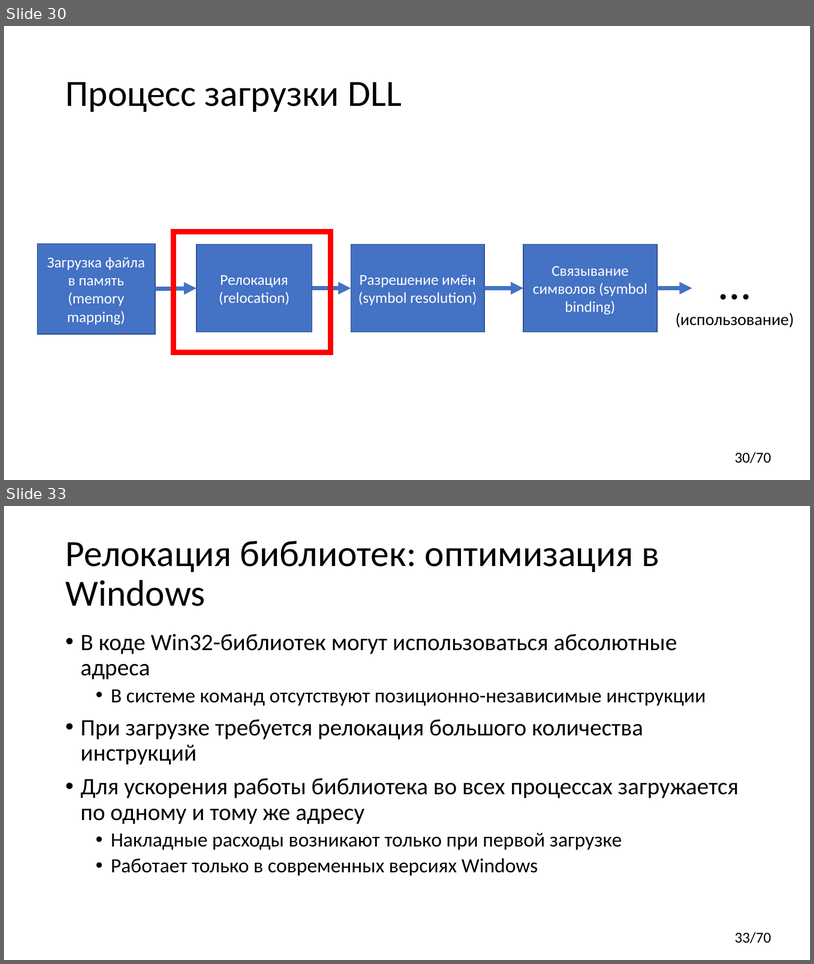
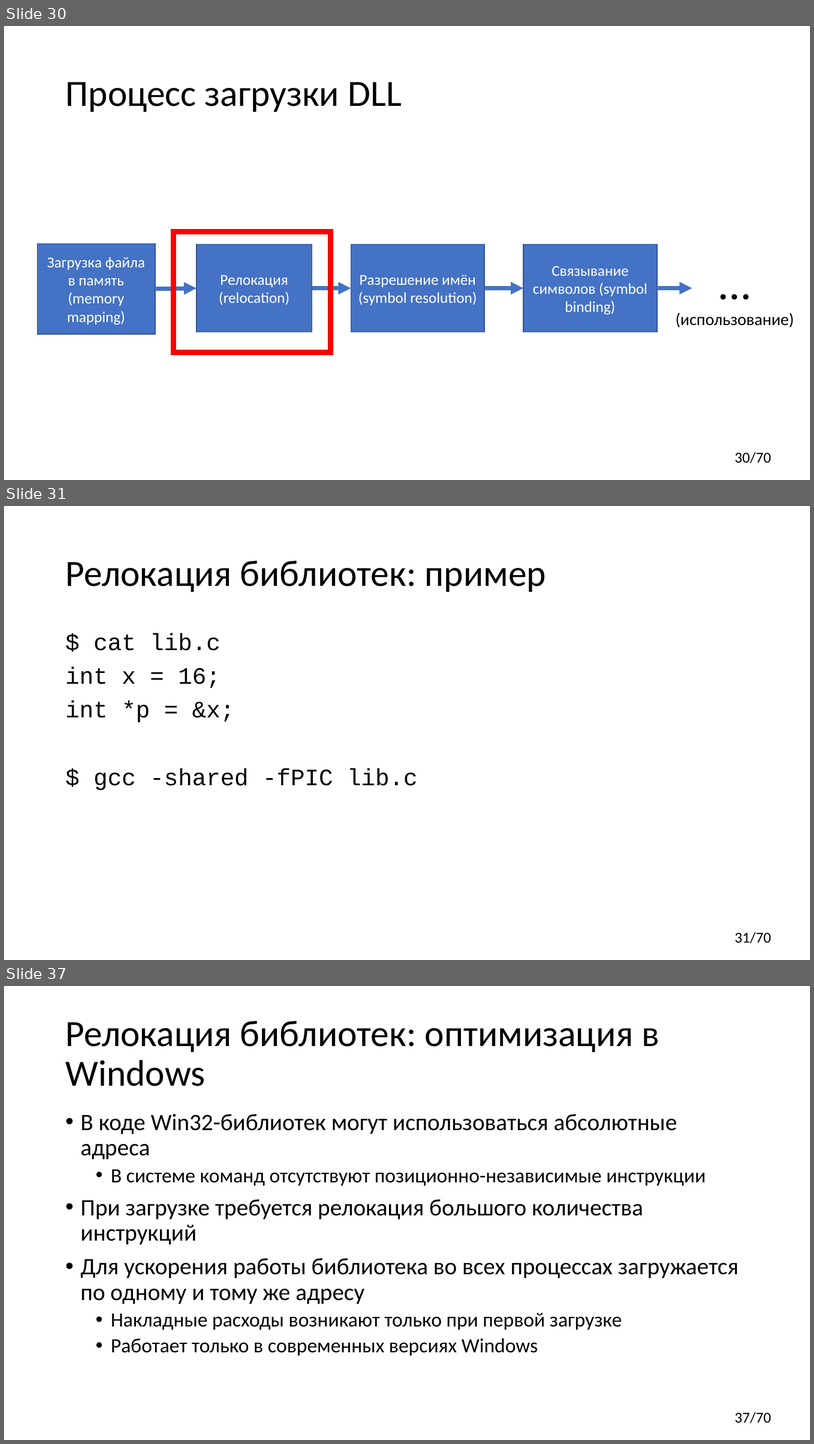
Before and after one commit to yugr/CppRussia, a slide deck: 2024/RU.pptx. Shown one above the other, each under a label of ours: slides 30 and 33 before the commit, slides 30, 31 and 37 after it; the slides between them are not shown. The pictures are 814x964 and 814x1444 pixels, drawn with LibreOffice and Linux fonts; fonts in the diff are those of the drawing. Boxes give left, top, right and bottom in pixels: in the first picture for what was removed or moved away, otherwise in the second. Text is boxed around its words. In the diff, an @@ line names an element or a change of style, - is before the commit and + after.

```diff
--- a/2024/RU.pptx
+++ b/2024/RU.pptx
@@ slide 31 added at [4, 506, 810, 960], background #FFFFFF; not listed: 1 template element that a slide beside it also shows @@
@@ title added at [65, 561, 546, 592], 44 pt, text #000000 @@
+Релокация библиотек: пример
@@ text added at [65, 633, 417, 790], 28 pt, text #000000 @@
+$ cat lib.c
+int x = 16;
+int *p = &x;
+$ gcc -shared -fPIC lib.c
@@ what was slide 33 is now slide 37 @@
@@ page number at [735, 1411, 771, 1423]: text changed @@
-33/70
+37/70
```
Also in this commit, not shown: 3 slides changed, 4 other slides added, 1 slide removed.
